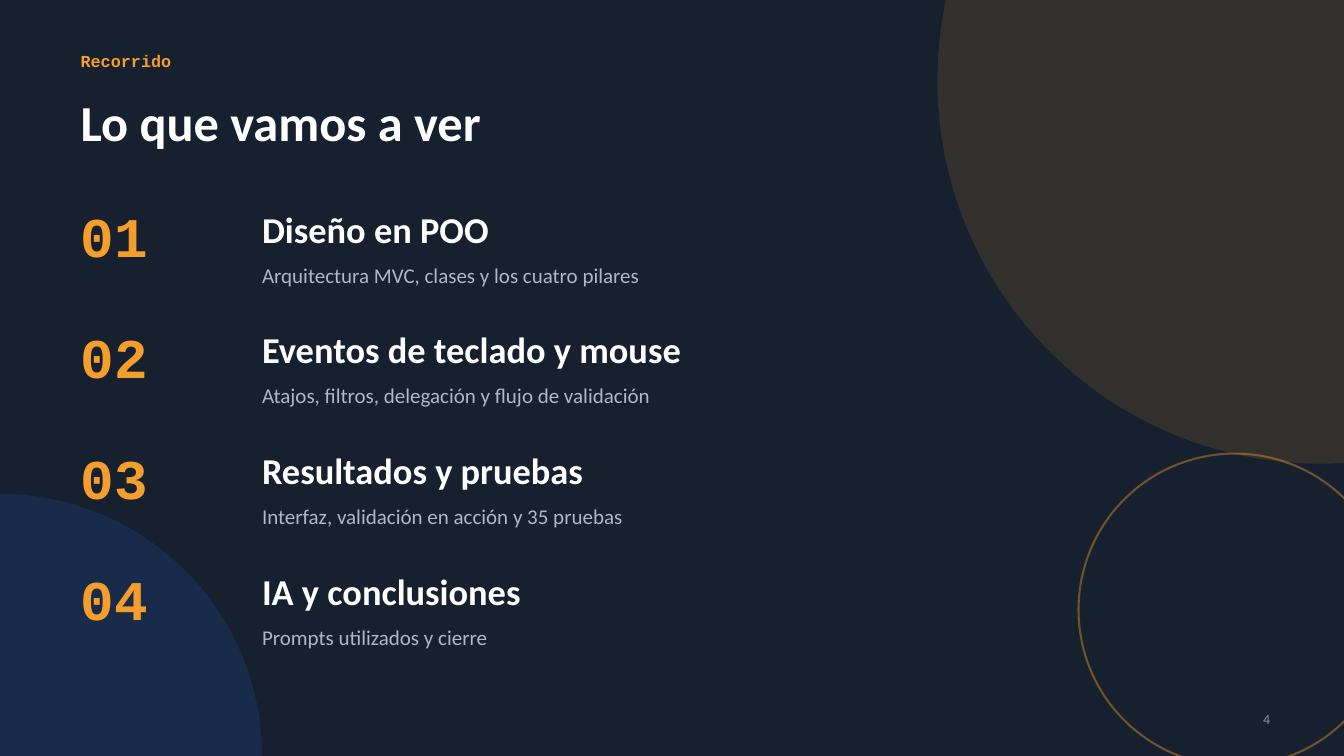
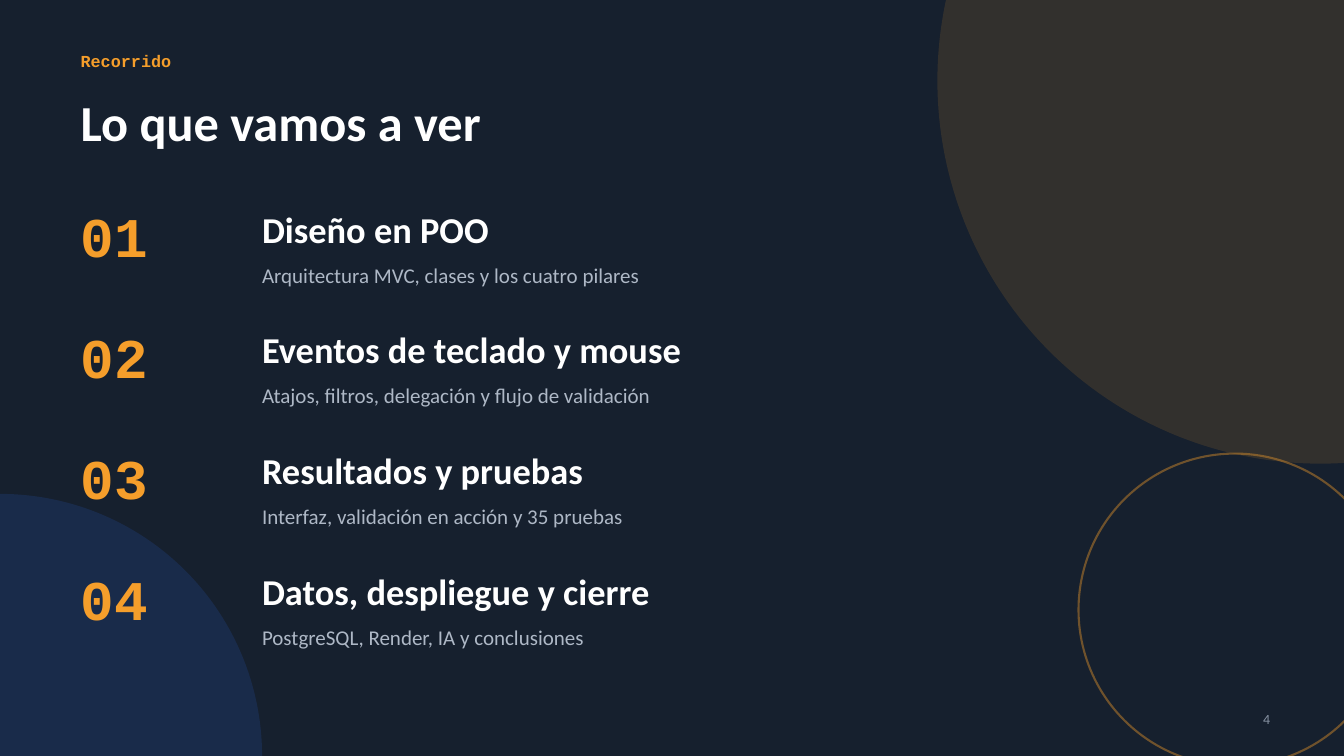
Before and after one commit to franconex/Actividad-2-DW2, a slide deck: slide 4 of Presentacion_POO_Eventos_PRO.pptx. Drawn at 1344x756 pixels with LibreOffice and Linux fonts; fonts in the diff are those of the drawing. Boxes give left, top, right and bottom in pixels: in the first picture for what was removed or moved away, otherwise in the second. Text is boxed around its words. In the diff, an @@ line names an element or a change of style, - is before the commit and + after.

```diff
--- a/Presentacion_POO_Eventos_PRO.pptx
+++ b/Presentacion_POO_Eventos_PRO.pptx
@@ text at [262, 579, 649, 611]: text changed @@
-IA y conclusiones
+Datos, despliegue y cierre
@@ text at [262, 630, 583, 649]: text changed @@
-Prompts utilizados y cierre
+PostgreSQL, Render, IA y conclusiones
```
Also in this commit, not shown: 5 other slides changed, 2 slides added, 2 other files.
